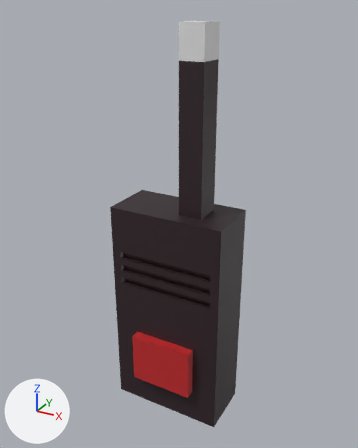
One commit to the Blender file Game Off 2022 Project/Assets/Blender/radio.blend: the scene before it, then after it.
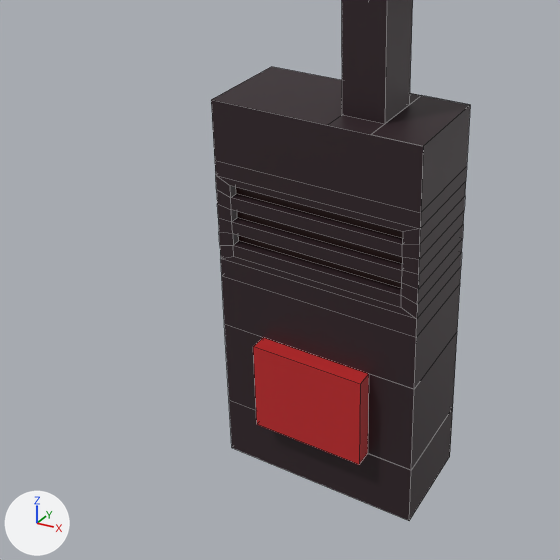
Each version is shown whole from a camera (50 mm lens) standing at (0.416, -0.75, 0.562) and looking at (0.003, -0.001, 0.187), then close up on the part from 0% to 82% of the width and 35% to 100% of the height. The lights are fixed; the arrows at lower left show +X, +Y and +Z. The close-ups show mesh edges as thin lines.

The first close-up shows 'Model'.
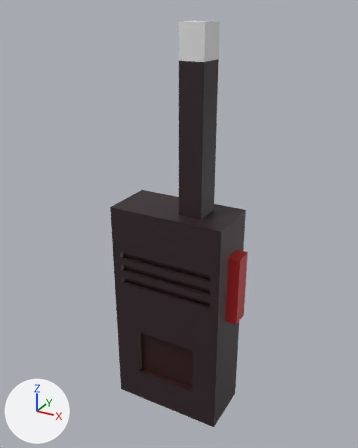
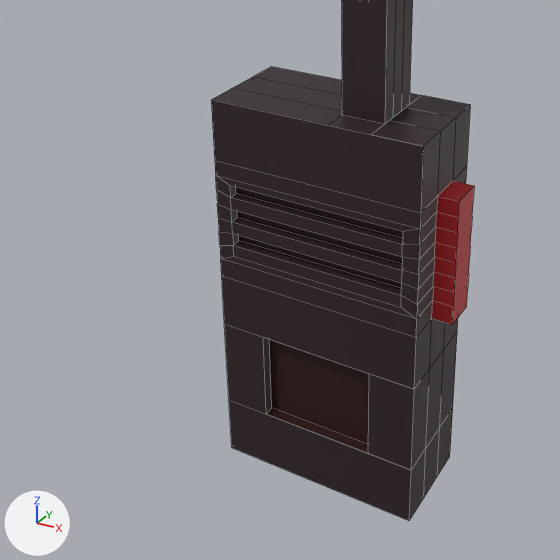
Boxes [x1, y1, x2, y2] around the edits, measured in the close-ups (560 x 560 px):
'Model', reshaped
    before: [211, 0, 470, 521]
    after: [211, 0, 474, 521]
part 1 of me_cube_001, built on
    before: [211, 0, 470, 521]
    after: [211, 0, 474, 521]
part 2 of me_cube_001, recoloured
    before: [253, 337, 369, 465]
    after: [263, 337, 369, 453]

Patch to the scene script:
```diff
--- a/Game Off 2022 Project/Assets/Blender/radio.blend.py
+++ b/Game Off 2022 Project/Assets/Blender/radio.blend.py
@@ me_cube_001 @@
 # used by ob_model
-me_cube_001.from_pydata(...)  # 102 vertices, 100 faces; spans x -0.114..0.114, y -0.074..0.055, z -0.217..0.54
+me_cube_001.from_pydata(...)  # 188 vertices, 179 faces; spans x -0.114..0.136, y -0.055..0.055, z -0.217..0.54
+# me_cube_001 part 1
+# 34 faces are deleted
+# 4 vertices in x -0.063..0.063, y -0.074, z -0.148..-0.045 move by (0.0, 0.031, 0.0)
+# 28 new vertices lie (0.0, -0.037, 0.0) away from vertices in x -0.114..0.114, y 0.055, z -0.217..0.217
+# 28 new vertices lie (0.0, 0.037, 0.0) away from vertices in x -0.114..0.114, y -0.055, z -0.217..0.217
+# 18 new vertices lie (0.022, 0.0, 0.0) away from vertices in x 0.114, y -0.018..0.018, z 0.016..0.152
+# 6 new vertices lie (0.0, 0.017, 0.0) away from vertices in x 0.017..0.062, y -0.026, z 0.217..0.54
+# 6 new vertices lie (0.0, -0.017, 0.0) away from vertices in x 0.017..0.062, y 0.026, z 0.217..0.54
+# 82 new faces join them, mat_plastic (brown #302126)
+# 22 new faces join them, mat_button (red #c3272a)
+# 9 new faces join them, mat_antena (white #e7e7e7)
+# me_cube_001 part 2: 5 faces spanning x -0.063..0.063, y -0.055..-0.043, z -0.148..-0.045 switch from mat_button (red #c3272a) to mat_dark_plastic (dark red #2e110d)
 me_cube_001.materials.append(mat_plastic)
```
